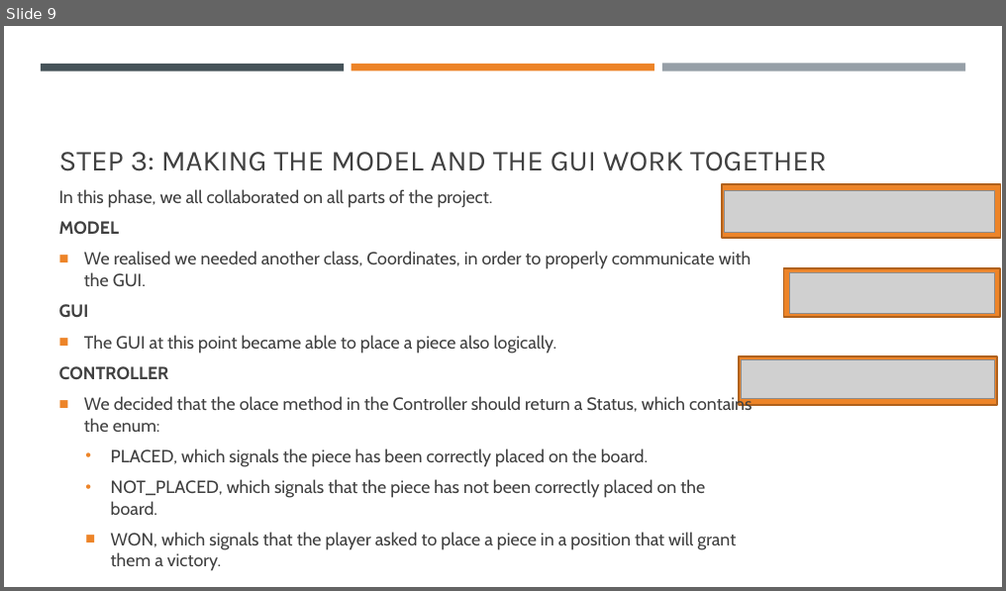
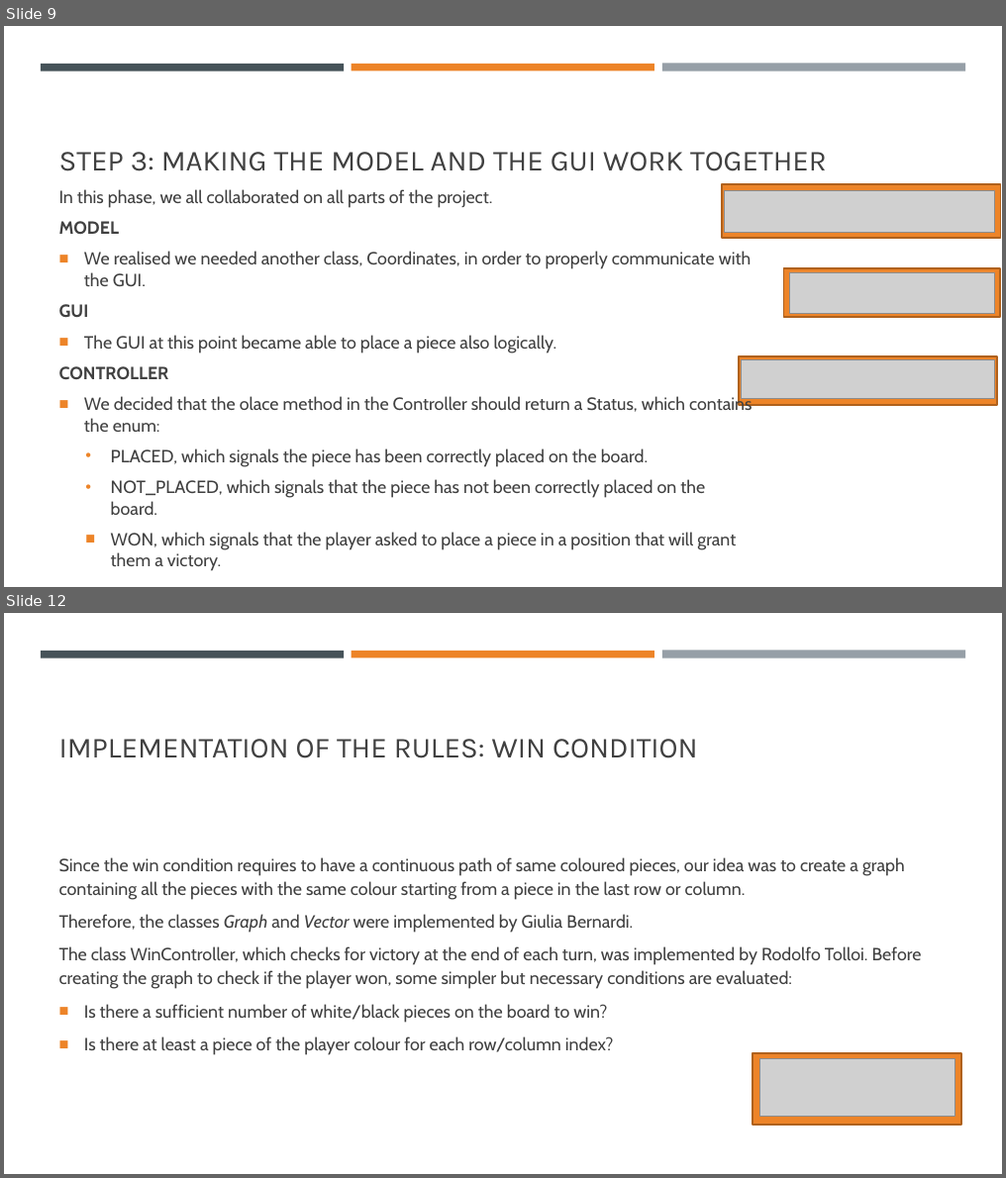
Before and after one commit to RodTol/Crossway, a slide deck: Crossway.pptx. Shown one above the other, each under a label of ours: slide 9 before the commit, slides 9 and 12 after it; the slides between them are not shown. The pictures are 1006x591 and 1006x1178 pixels, drawn with LibreOffice and Linux fonts; fonts in the diff are those of the drawing; grey boxes stand for pictures. Boxes give left, top, right and bottom in pixels: in the first picture for what was removed or moved away, otherwise in the second. Text is boxed around its words. In the diff, an @@ line names an element or a change of style, - is before the commit and + after.

```diff
--- a/Crossway.pptx
+++ b/Crossway.pptx
@@ slide 12 added at [4,613,1002,1174], background #FFFFFF; not listed: 3 template elements that a slide beside it also shows @@
@@ title added at [59,739,698,759], 28 pt, text #404040 @@
+IMPLEMENTATION OF THE RULES: WIN CONDITION
@@ text added at [59,858,922,1056], 17 pt, text #404040 @@
+Since the win condition requires to have a continuous path of same coloured pieces, our idea was to create a graph containing all the pieces with the same colour starting from a piece in the last row or column.
+Therefore, the classes Graph and Vector were implemented by Giulia Bernardi.
+The class WinController, which checks for victory at the end of each turn, was implemented by Rodolfo Tolloi. Before creating the graph to check if the player won, some simpler but necessary conditions are evaluated:
+■ Is there a sufficient number of white/black pieces on the board to win?
+■ Is there at least a piece of the player colour for each row/column index?
@@ rectangle added at [752,1054,961,1125], fill #ED8428, outline #AF621E 1.75 pt @@
@@ picture added at [760,1059,954,1117] @@
```
Also in this commit, not shown: 1 slide changed, 10 other slides added.
